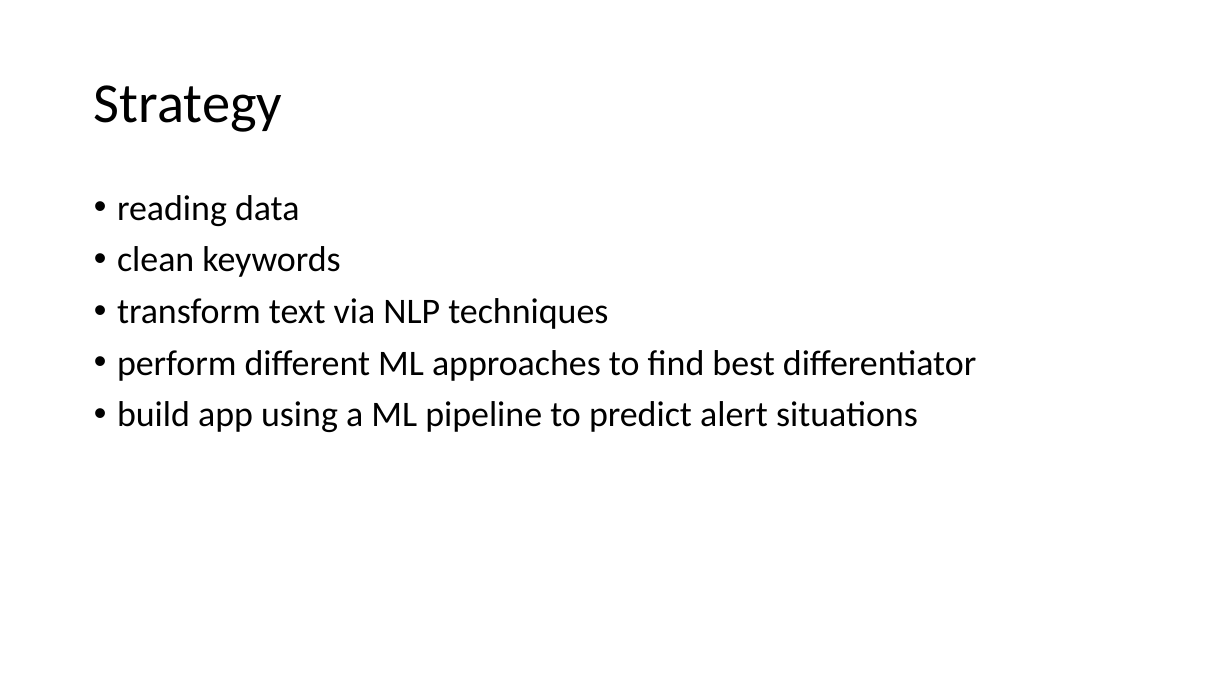
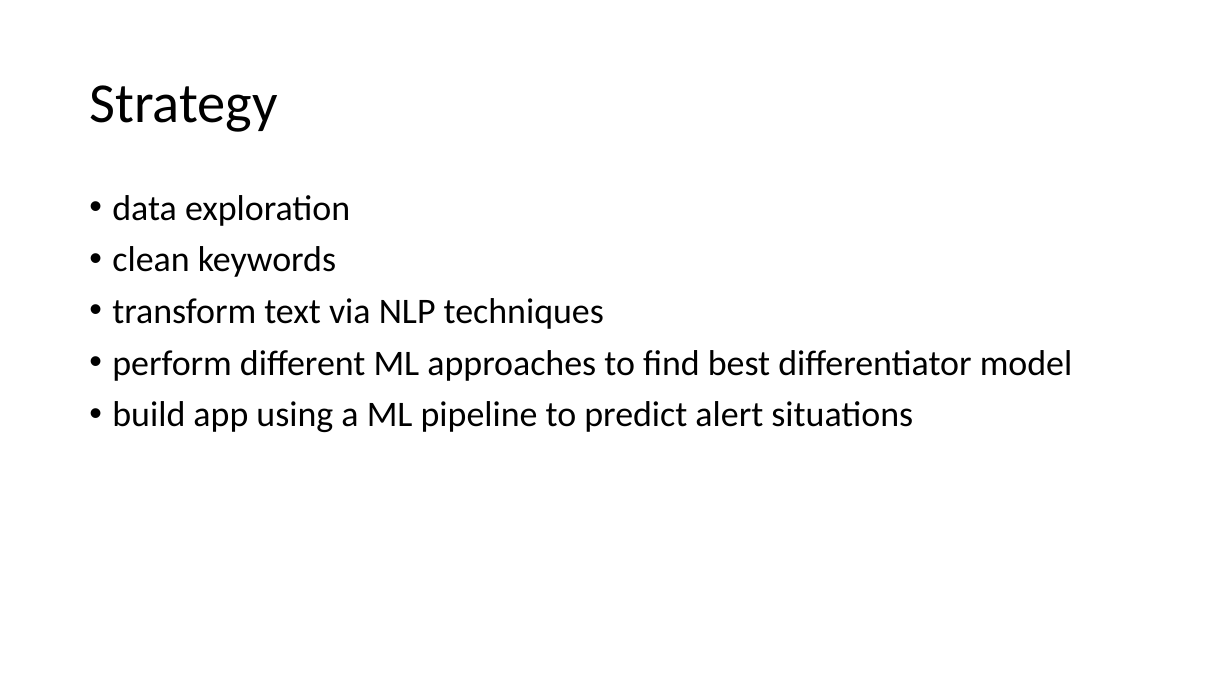
Before and after one commit to julia105/NLP-Project, a slide deck: slide 3 of Presentation Fire.pptx. Drawn at 1232x693 pixels with LibreOffice and Linux fonts; fonts in the diff are those of the drawing. Boxes give left, top, right and bottom in pixels: in the first picture for what was removed or moved away, otherwise in the second. Text is boxed around its words. In the diff, an @@ line names an element or a change of style, - is before the commit and + after.

```diff
--- a/Presentation Fire.pptx
+++ b/Presentation Fire.pptx
@@ title "Strategy": place and size @@
-title "Strategy" at box(94, 85, 282, 132)
+title "Strategy" at box(89, 85, 277, 132)
@@ text at box(112, 195, 350, 226): text changed @@
-• reading data
+• data exploration
@@ text at box(112, 350, 1073, 381): text changed @@
-• perform different ML approaches to find best differentiator
+• perform different ML approaches to find best differentiator model
```
Also in this commit, not shown: 6 other slides changed, 9 slides added, 1 slide removed.
